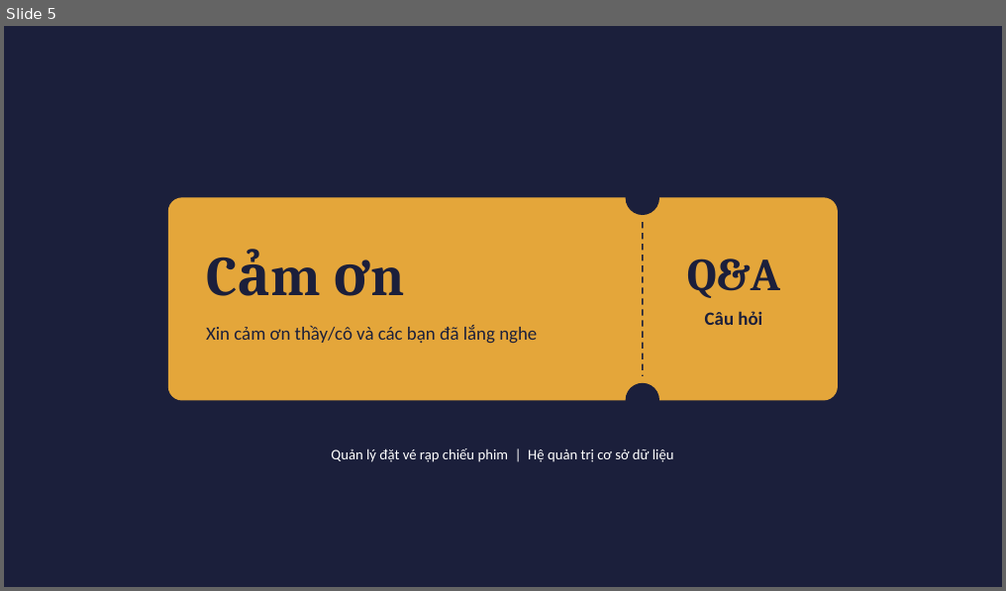
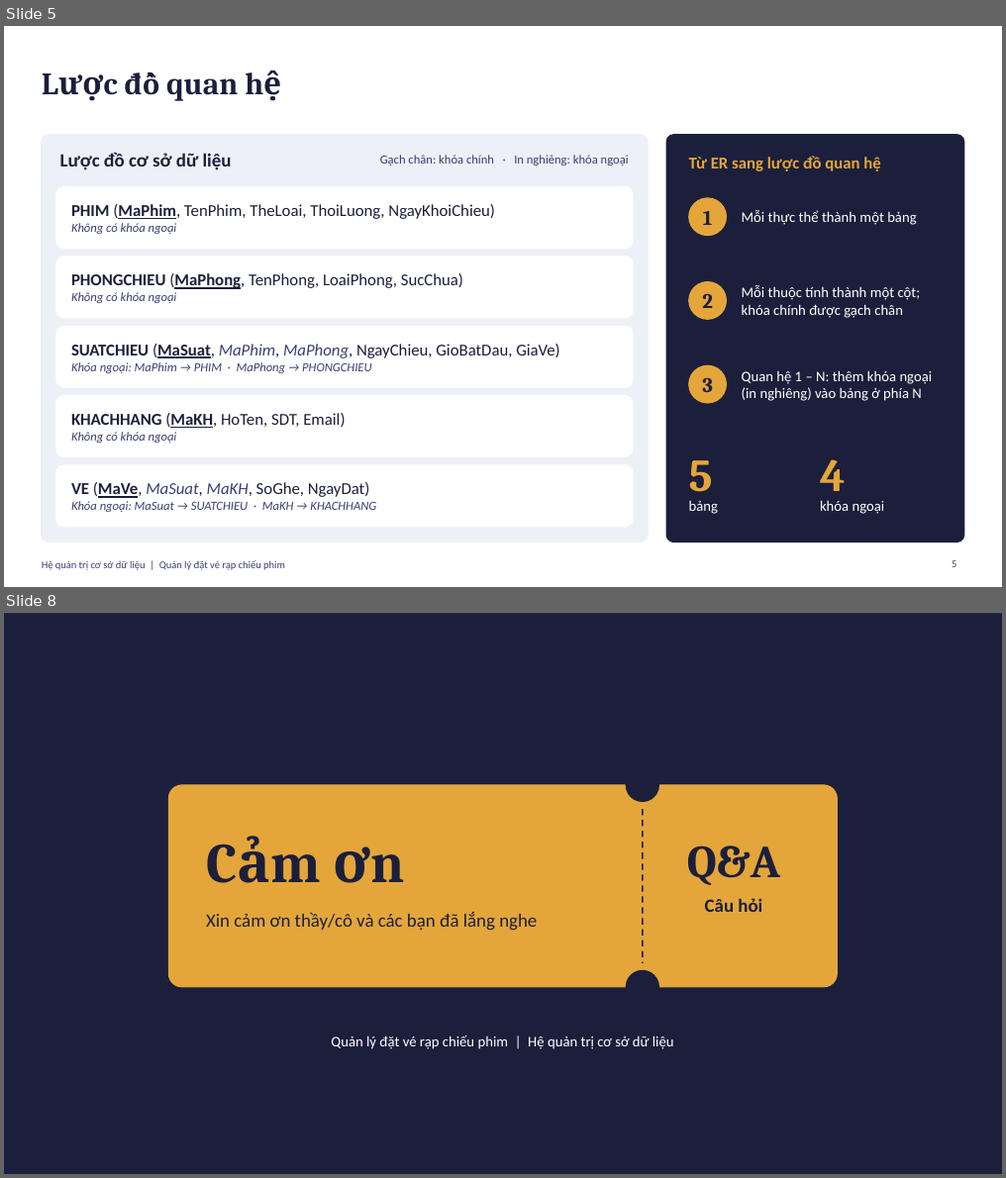
Before and after one commit to PhucHoang3010/Vietnamese-News-Classification, a slide deck: hqtcsdl-giuaky/quan_ly_rap_phim.pptx. Shown one above the other, each under a label of ours: slide 5 before the commit, slides 5 and 8 after it; the slides between them are not shown. The pictures are 1006x591 and 1006x1178 pixels, drawn with LibreOffice and Linux fonts; fonts in the diff are those of the drawing. Boxes give left, top, right and bottom in pixels: in the first picture for what was removed or moved away, otherwise in the second. Text is boxed around its words. In the diff, an @@ line names an element or a change of style, - is before the commit and + after.

```diff
--- a/hqtcsdl-giuaky/quan_ly_rap_phim.pptx
+++ b/hqtcsdl-giuaky/quan_ly_rap_phim.pptx
@@ slide 5 added at <box>4,26,1002,587</box>, background #FFFFFF @@
@@ title added at <box>125,72,238,101</box>, 30 pt, text #1B1F3B, bold @@
+Lược đồ quan hệ
@@ rounded rectangle added at <box>42,135,648,543</box>, fill #EEF0F8, outline #EEF0F8 1 pt @@
@@ rounded rectangle added at <box>666,135,964,543</box>, fill #1B1F3B, outline #1B1F3B 1 pt @@
@@ text added at <box>60,152,232,171</box>, 18 pt, text #1B1F3B, bold @@
+Lược đồ cơ sở dữ liệu
@@ text added at <box>380,155,629,166</box>, 12 pt, text #3A3F73 @@
+Gạch chân: khóa chính · In nghiêng: khóa ngoại
@@ text added at <box>689,156,880,172</box>, 16 pt, text #E4A63A, bold @@
+Từ ER sang lược đồ quan hệ
@@ rounded rectangle added at <box>56,187,633,249</box>, fill #FFFFFF, outline #FFFFFF 1 pt @@
@@ ellipse added at <box>689,198,727,236</box>, fill #E4A63A, outline #E4A63A 1 pt @@
@@ text added at <box>71,204,495,234</box>, 16 pt, text #1B1F3B @@
+PHIM (MaPhim, TenPhim, TheLoai, ThoiLuong, NgayKhoiChieu)
+Không có khóa ngoại
@@ text added at <box>703,211,713,225</box>, 20 pt, text #1B1F3B, bold @@
+1
@@ text added at <box>742,210,916,225</box>, 14 pt, text #FFFFFF @@
+Mỗi thực thể thành một bảng
@@ rounded rectangle added at <box>56,257,633,318</box>, fill #FFFFFF, outline #FFFFFF 1 pt @@
@@ text added at <box>71,274,463,303</box>, 16 pt, text #1B1F3B @@
+PHONGCHIEU (MaPhong, TenPhong, LoaiPhong, SucChua)
+Không có khóa ngoại
@@ ellipse added at <box>689,282,727,319</box>, fill #E4A63A, outline #E4A63A 1 pt @@
@@ text added at <box>742,285,921,318</box>, 14 pt, text #FFFFFF @@
+Mỗi thuộc tính thành một cột; khóa chính được gạch chân
@@ text added at <box>702,293,713,308</box>, 20 pt, text #1B1F3B, bold @@
+2
@@ rounded rectangle added at <box>56,326,633,387</box>, fill #FFFFFF, outline #FFFFFF 1 pt @@
@@ text added at <box>71,344,560,373</box>, 16 pt, text #3A3F73, italic @@
+SUATCHIEU (MaSuat, MaPhim, MaPhong, NgayChieu, GioBatDau, GiaVe)
+Khóa ngoại: MaPhim → PHIM · MaPhong → PHONGCHIEU
@@ ellipse added at <box>689,366,727,403</box>, fill #E4A63A, outline #E4A63A 1 pt @@
@@ text added at <box>702,377,713,392</box>, 20 pt, text #1B1F3B, bold @@
+3
@@ text added at <box>742,371,933,401</box>, 14 pt, text #FFFFFF @@
+Quan hệ 1 – N: thêm khóa ngoại (in nghiêng) vào bảng ở phía N
@@ rounded rectangle added at <box>56,396,633,458</box>, fill #FFFFFF, outline #FFFFFF 1 pt @@
@@ text added at <box>71,413,345,443</box>, 16 pt, text #1B1F3B @@
+KHACHHANG (MaKH, HoTen, SDT, Email)
+Không có khóa ngoại
@@ rounded rectangle added at <box>56,466,633,527</box>, fill #FFFFFF, outline #FFFFFF 1 pt @@
@@ text added at <box>689,461,713,492</box>, 44 pt, text #E4A63A, bold @@
+5
@@ text added at <box>820,460,846,501</box>, 44 pt, text #E4A63A, bold @@
+4
@@ text added at <box>71,482,376,512</box>, 12 pt, text #3A3F73, italic @@
+VE (MaVe, MaSuat, MaKH, SoGhe, NgayDat)
+Khóa ngoại: MaSuat → SUATCHIEU · MaKH → KHACHHANG
@@ text added at <box>820,500,885,514</box>, 14 pt, text #FFFFFF @@
+khóa ngoại
@@ text added at <box>689,501,718,514</box>, 14 pt, text #FFFFFF @@
+bảng
@@ text added at <box>42,561,285,570</box>, 10 pt, text #3A3F73 @@
+Hệ quản trị cơ sở dữ liệu | Quản lý đặt vé rạp chiếu phim
@@ page number added at <box>951,561,956,568</box>, 10 pt, text #3A3F73 @@
+5
@@ what was slide 5 is now slide 8 @@
```
Also in this commit, not shown: 3 slides changed, 3 other slides added, 1 slide removed, 1 other file.
